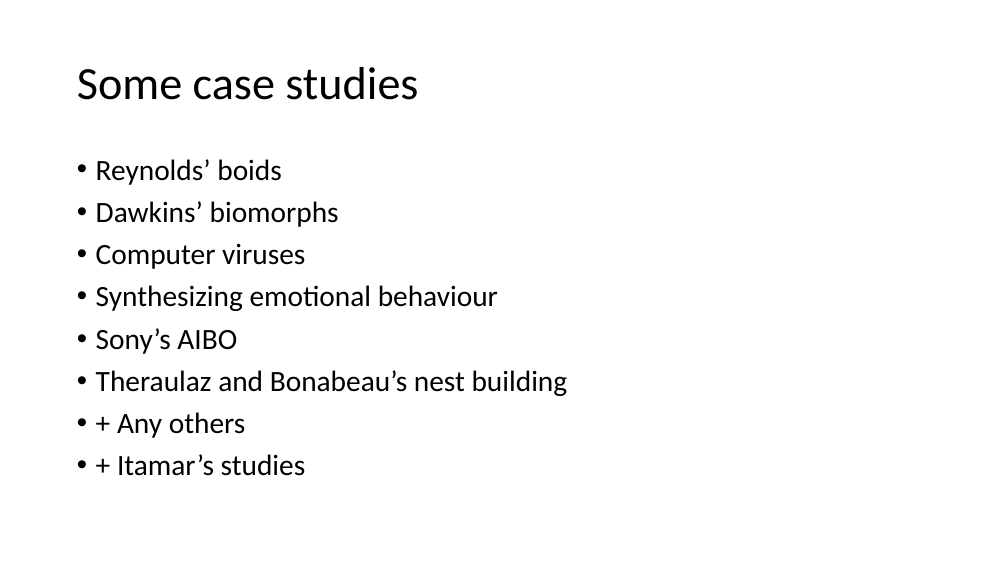
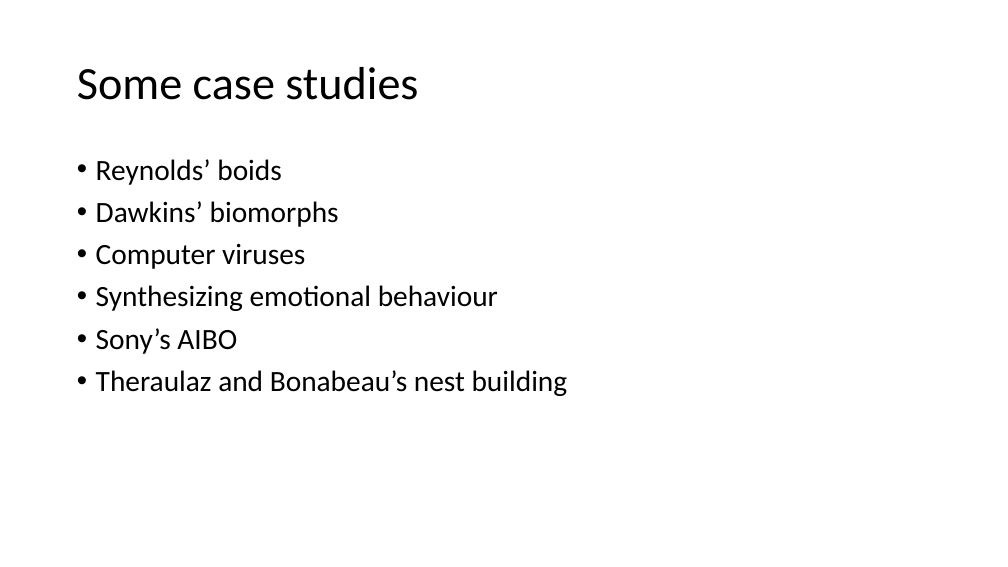
Before and after one commit to BenChurch/Fall2016, a slide deck: slide 13 of CISC879/ChapterPresentation/LectureSlidesCh8.pptx (slide 12 before the commit). Drawn at 1008x567 pixels with LibreOffice and Linux fonts; fonts in the diff are those of the drawing. Boxes give left, top, right and bottom in pixels: in the first picture for what was removed or moved away, otherwise in the second. Text is boxed around its words. In the diff, an @@ line names an element or a change of style, - is before the commit and + after.

```diff
--- a/CISC879/ChapterPresentation/LectureSlidesCh8.pptx
+++ b/CISC879/ChapterPresentation/LectureSlidesCh8.pptx
@@ text at <box>117,412,306,476</box>: paragraphs removed @@
-• + Any others
-• + Itamar’s studies
```
Also in this commit, not shown: 10 other slides changed, 14 slides added, 3 other files.
